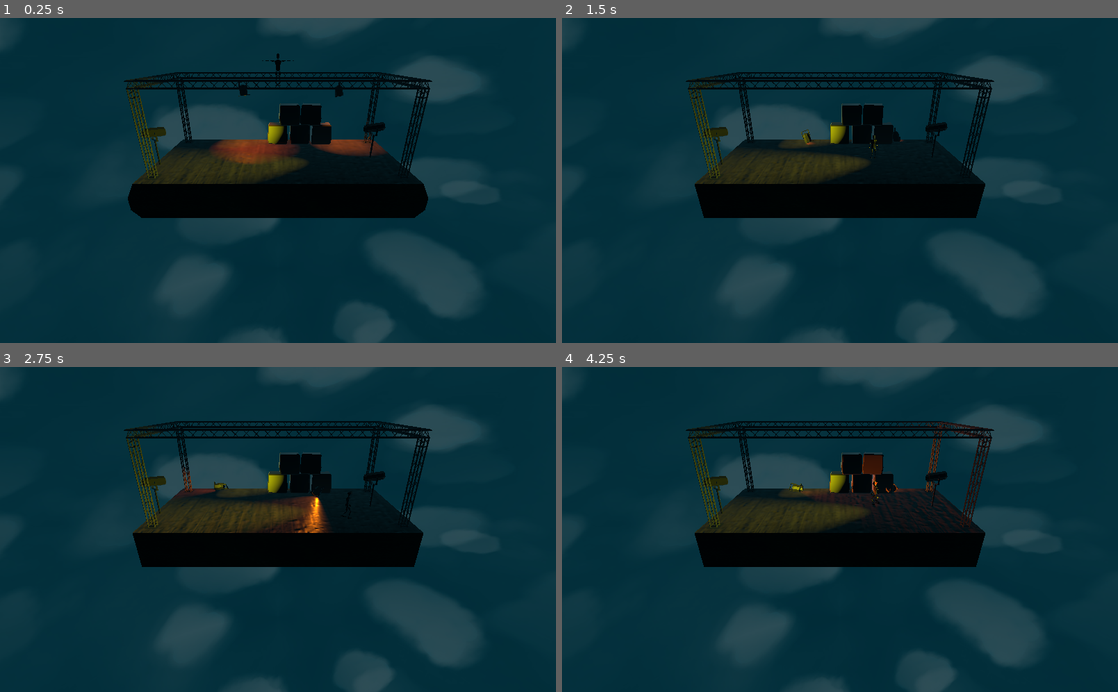
Above: before the commit, frames 1-4 (two rows, left to right).
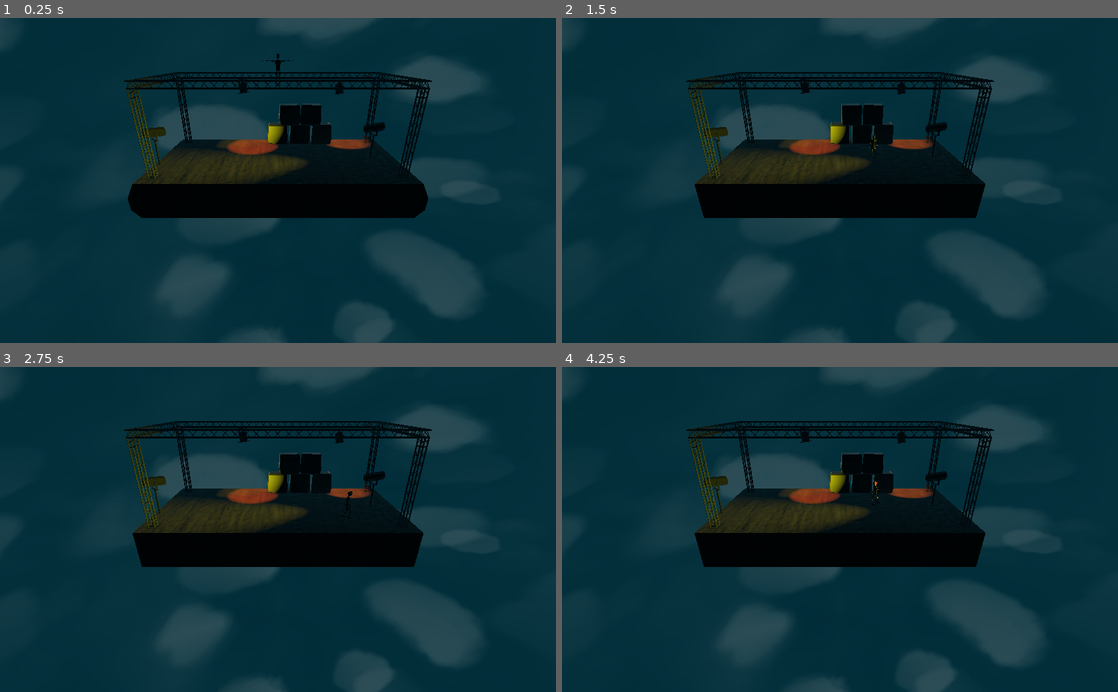
Above: after the commit, the same moments.

Repository: MartiniMoe/WubbaLubbaDubDub
Game: Godot game, scene res://scenes/Main.tscn
Same seed, same stepped clock (60 frames per second), same inputs: the game is played once before the commit and once after it.
Inputs:
- Up to frame 1 (0.25 s): no input
- Up to frame 2 (1.5 s): hold Right (ui_right) 0.53-1.28 s; tap Space (ui_select) at 0.6, 0.77, 1.07, 1.35 s; hold Down (ui_down) from 1.28 s (still down)
- Up to frame 3 (2.75 s): tap Space (ui_select) at 1.52, 1.82, 2.1 s; release Down (ui_down) at 2.03 s; hold Right (ui_right) from 2.03 s (still down)
- Up to frame 4 (4.25 s): release Right (ui_right) at 2.78 s; hold Up (ui_up) 2.78-3.53 s; tap Space (ui_select) at 2.85, 3.02, 3.32, 3.6, 3.77, 4.07 s; hold Left (ui_left) from 3.53 s (still down)

The runs differ from the first frame. In frame 1, 0.9% of the frame differs, in the area x 37-70%, y 18-45%; in frame 2, 0.7%; in frame 3, 1.6%; in frame 4, 1.8%, in the area x 40-78%, y 16-52%.
Error after the commit: Invalid call. Nonexistent function 'stop_all' in base 'AnimationPlayer'. (res://scripts/Spotlight_oben.gd:23)

Commit message:
First stuff works

Diff:
--- a/godot_project/scenes/Main.tscn
+++ b/godot_project/scenes/Main.tscn
@@ -61,12 +61,16 @@
 [node name="Spotlight_oben" parent="." instance=ExtResource( 7 )]
 
 transform = Transform( 0.548785, 0, -0.835963, 0, 1, 0, 0.835963, 0, 0.548785, 6.28379, 2.98832, -5.15762 )
+mode = 1
 light_color = Color( 1, 0.515625, 0, 1 )
+player = NodePath("../Player")
 
 [node name="Spotlight_oben2" parent="." instance=ExtResource( 7 )]
 
 transform = Transform( -0.120564, 0, -0.992706, 0, 1, 0, 0.992706, 0, -0.120564, -3.52159, 3.12623, -4.42855 )
+mode = 1
 light_color = Color( 1, 0.421875, 0, 1 )
+player = NodePath("../Player")
 
 [node name="OmniLight" parent="." instance=ExtResource( 8 )]
 
--- a/godot_project/scenes/Spotlight_oben.tscn
+++ b/godot_project/scenes/Spotlight_oben.tscn
@@ -47,7 +47,7 @@
 loop = true
 step = 0.1
 tracks/0/type = "value"
-tracks/0/path = NodePath("Cylinder.001:rotation_deg")
+tracks/0/path = NodePath("TheSpot:rotation_deg")
 tracks/0/interp = 2
 tracks/0/loop_wrap = true
 tracks/0/imported = false
@@ -58,7 +58,7 @@
 "values": [ Vector3( 0, 45, 0 ), Vector3( 0, 0, 0 ), Vector3( 0, -45, 0 ) ]
 }
 tracks/1/type = "value"
-tracks/1/path = NodePath("Cylinder.001/Cylinder:rotation_deg")
+tracks/1/path = NodePath("TheSpot/Cylinder:rotation_deg")
 tracks/1/interp = 2
 tracks/1/loop_wrap = true
 tracks/1/imported = false
@@ -69,7 +69,9 @@
 "values": [ Vector3( 0, 0, 10 ), Vector3( 0, 0, 35 ), Vector3( 0, 0, 25 ) ]
 }
 
-[node name="Spotlight_oben" type="RigidBody"]
+[node name="Spotlight_oben" type="RigidBody" groups=[
+"wearable",
+]]
 
 input_ray_pickable = true
 input_capture_on_drag = false
@@ -94,6 +96,7 @@
 script = ExtResource( 1 )
 _sections_unfolded = [ "Collision", "Transform" ]
 light_color = Color( 1, 1, 1, 1 )
+player = null
 
 [node name="CollisionShape" type="CollisionShape" parent="."]
 
@@ -101,7 +104,7 @@
 shape = SubResource( 1 )
 disabled = false
 
-[node name="Cylinder.001" type="MeshInstance" parent="."]
+[node name="TheSpot" type="MeshInstance" parent="."]
 
 transform = Transform( 0.290349, 0, 0.275132, 0, 0.4, 0, -0.275132, 0, 0.290349, 0, 0, 0 )
 layers = 1
@@ -118,7 +121,7 @@
 material/0 = null
 _sections_unfolded = [ "Transform", "Visibility" ]
 
-[node name="Cylinder" type="MeshInstance" parent="Cylinder.001"]
+[node name="Cylinder" type="MeshInstance" parent="TheSpot"]
 
 transform = Transform( 0.981899, -0.189404, 0, 0.189404, 0.981899, 0, 0, 0, 1, 2.79804e-30, -1.7, 0 )
 layers = 1
@@ -135,7 +138,7 @@
 material/0 = null
 _sections_unfolded = [ "Transform" ]
 
-[node name="SpotLight" type="SpotLight" parent="Cylinder.001/Cylinder"]
+[node name="SpotLight" type="SpotLight" parent="TheSpot/Cylinder"]
 
 transform = Transform( 1, 0, 0, 0, -4.37114e-08, 1, 0, -1, -4.37114e-08, 2.4214e-08, -0.304176, -5.68745e-07 )
 layers = 1
@@ -152,8 +155,8 @@
 editor_only = false
 spot_range = 50.0
 spot_attenuation = 1.0
-spot_angle = 40.0
-spot_angle_attenuation = 1.0
+spot_angle = 25.0
+spot_angle_attenuation = 4.43828
 _sections_unfolded = [ "Light", "Shadow", "Spot", "Transform" ]
 
 [node name="AnimationPlayer" type="AnimationPlayer" parent="."]
--- a/godot_project/scripts/Player.gd
+++ b/godot_project/scripts/Player.gd
@@ -1,11 +1,23 @@
 extends KinematicBody
 
 const SPEED = 4
+const SELECTION_DIST = 3
 
 enum State {IDLE, WALKING, CLIMBING, FALLING}
 
 func _ready():
 	set_physics_process(true)
+
+func wear(node):
+	node.get_parent().remove_child(node)
+	add_child(node)
+
+	node.global_transform = global_transform
+	node.global_transform.origin += Vector3(0, 3, 0)
+
+func unwear(node):
+	node.get_parent().remove_child(node)
+	$"../".add_child(node)
 
 var falling_speed = 0.0
 var state = State.IDLE
@@ -14,8 +26,16 @@
 	state = State.IDLE
 
 	if Input.is_action_just_pressed("ui_select"):
-		$"../Spotlight_oben".try_place_back(global_transform.origin)
-		$"../Spotlight_oben2".try_place_back(global_transform.origin)
+		for node in get_tree().get_nodes_in_group("wearable"):
+			if (node.global_transform.origin - global_transform.origin).length() < SELECTION_DIST && \
+			   node.state != node.State.WEARING:
+				node.wear()
+				wear(node)
+				break
+
+			if node.state == node.State.WEARING:
+				unwear(node)
+				var placed_back = node.try_place_back()
 
 	# MOVEMENT IN XZ
 	if Input.is_action_pressed("ui_up"):
@@ -42,8 +62,8 @@
 		falling_speed = 0
 
 		# testing
-		$"../Spotlight_oben".fall_down()
-		$"../Spotlight_oben2".fall_down()
+		for node in get_tree().get_nodes_in_group("wearable"):
+			node.fall_down()
 	else:
 		falling_speed += 0.85
 		state = State.FALLING
--- a/godot_project/scripts/Spotlight_oben.gd
+++ b/godot_project/scripts/Spotlight_oben.gd
@@ -1,23 +1,51 @@
 extends RigidBody
 
 export var light_color = Color(1.0, 1.0, 1.0)
+export (NodePath) var player
 
 onready var start_transform = global_transform
 var place_back_dist = 3
+var selection_dist = 3
+
+enum State { FUNCTIONAL, WEARING, BROKEN }
+
+var state = State.FUNCTIONAL
 
 func _ready():
-	$"Cylinder.001/Cylinder/SpotLight".set_color(light_color)
+	set_physics_process(true)
+
+	$TheSpot/Cylinder/SpotLight.set_color(light_color)
 
 func fall_down():
-	if mode != RigidBody.MODE_RIGID:
+	if state == State.FUNCTIONAL:
+		state = State.BROKEN
+
 		$AnimationPlayer.stop_all()
+		$TheSpot/Cylinder/SpotLight.light_energy = 0
 		mode = RigidBody.MODE_RIGID
 
+func wear():
+	state = State.WEARING
+
+	mode = RigidBody.MODE_STATIC
+
 func place_back():
-	mode = RigidBody.MODE_STATIC
-	$AnimationPlayer.play("light_movement")
-	global_transform = start_transform
+	if state == State.WEARING:
+		state = State.FUNCTIONAL
 
-func try_place_back(pos):
-	if (pos - start_transform.origin).length() < place_back_dist:
+		$AnimationPlayer.play("light_movement")
+		$TheSpot/Cylinder/SpotLight.light_energy = 4
+		global_transform = start_transform
+
+func try_place_back():
+	if (get_node(player).global_transform.origin - start_transform.origin).length() < place_back_dist:
 		place_back()
+
+		return true
+	else:
+		return false
+
+func _physics_process(delta):
+	if state == State.BROKEN:
+		if (get_node(player).global_transform.origin - global_transform.origin).length() < selection_dist:
+			pass
